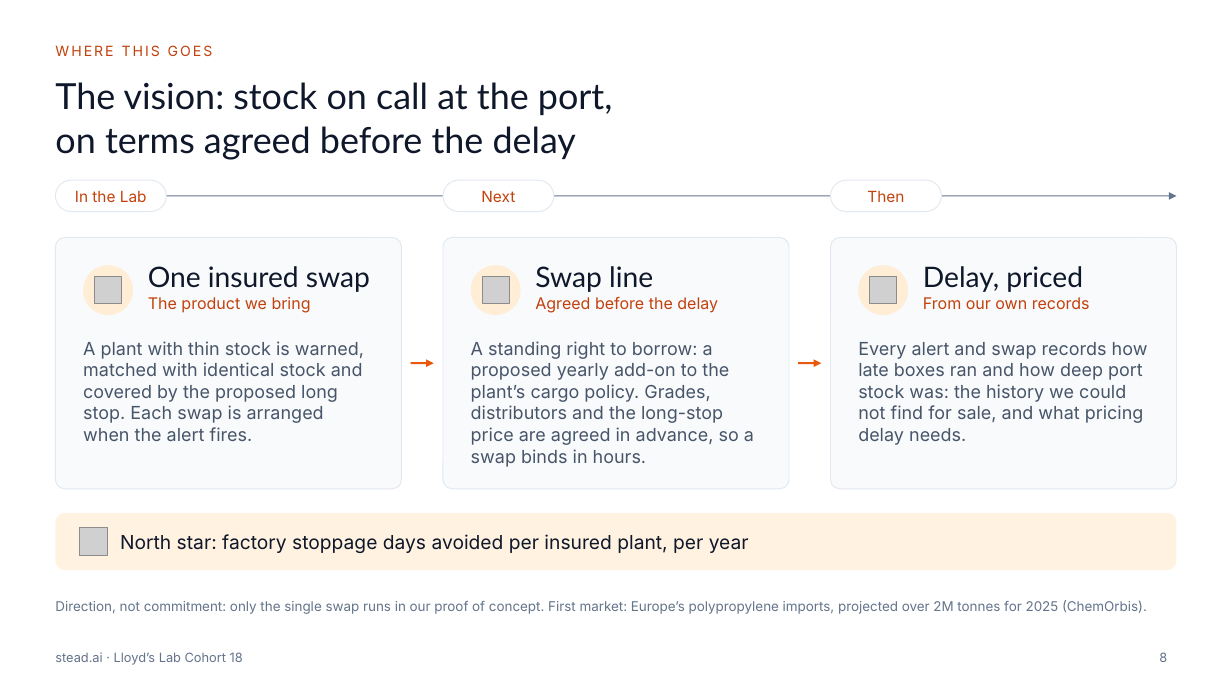
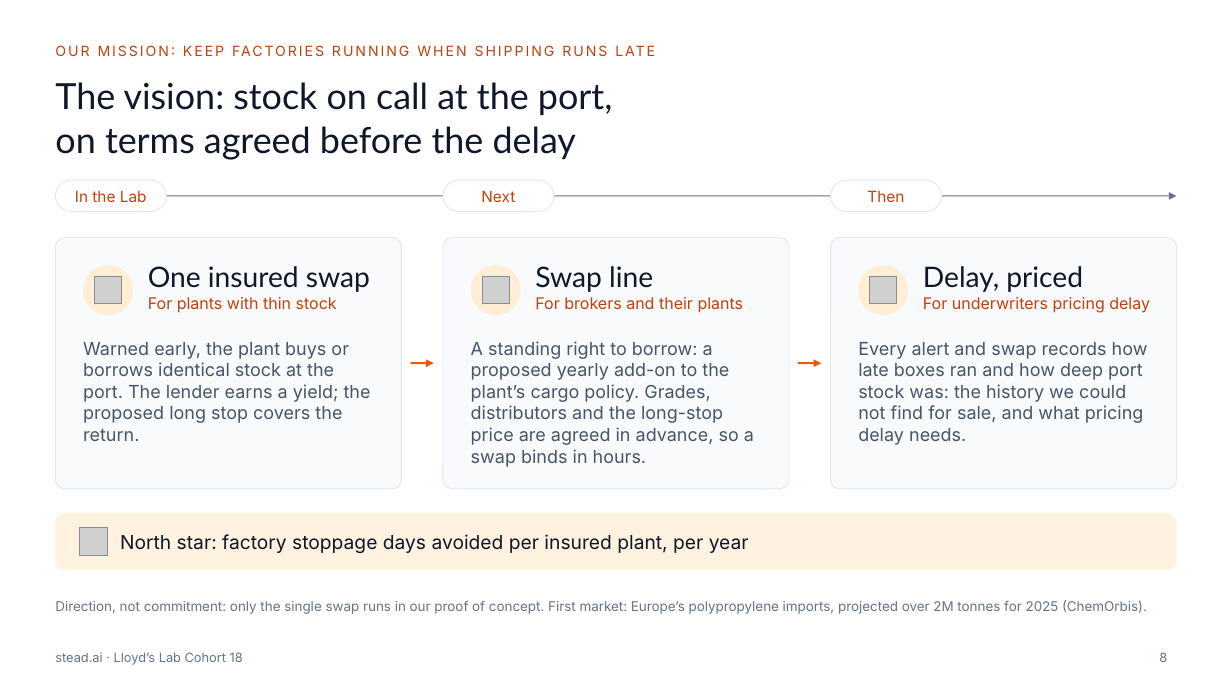
Before and after one commit to UdiRuni/stead-ai, a slide deck: slide 8 of docs/deck/stead.ai_Stock_Swap_Pitch_Deck_Short.pptx. Drawn at 1232x693 pixels with LibreOffice and Linux fonts; fonts in the diff are those of the drawing; grey boxes stand for pictures. Boxes give left, top, right and bottom in pixels: in the first picture for what was removed or moved away, otherwise in the second. Text is boxed around its words. In the diff, an @@ line names an element or a change of style, - is before the commit and + after.

```diff
--- a/docs/deck/stead.ai_Stock_Swap_Pitch_Deck_Short.pptx
+++ b/docs/deck/stead.ai_Stock_Swap_Pitch_Deck_Short.pptx
@@ text at [55, 45, 213, 56]: text changed @@
-WHERE THIS GOES
+OUR MISSION: KEEP FACTORIES RUNNING WHEN SHIPPING RUNS LATE
@@ text at [148, 297, 337, 313]: text changed @@
-The product we bring
+For plants with thin stock
@@ text at [535, 297, 744, 313]: text changed @@
-Agreed before the delay
+For brokers and their plants
@@ text at [923, 297, 1150, 313]: text changed @@
-From our own records
+For underwriters pricing delay
@@ text at [83, 342, 371, 441]: text changed @@
-A plant with thin stock is warned, matched with identical stock and covered by the proposed long stop. Each swap is arranged when the alert fires.
+Warned early, the plant buys or borrows identical stock at the port. The lender earns a yield; the proposed long stop covers the return.
```
Also in this commit, not shown: 5 other files.
